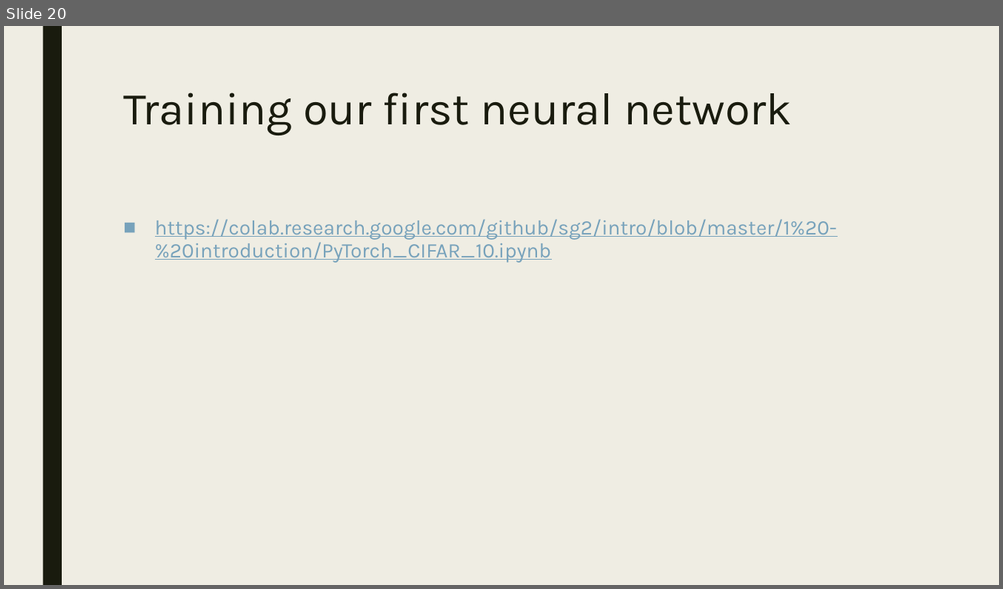
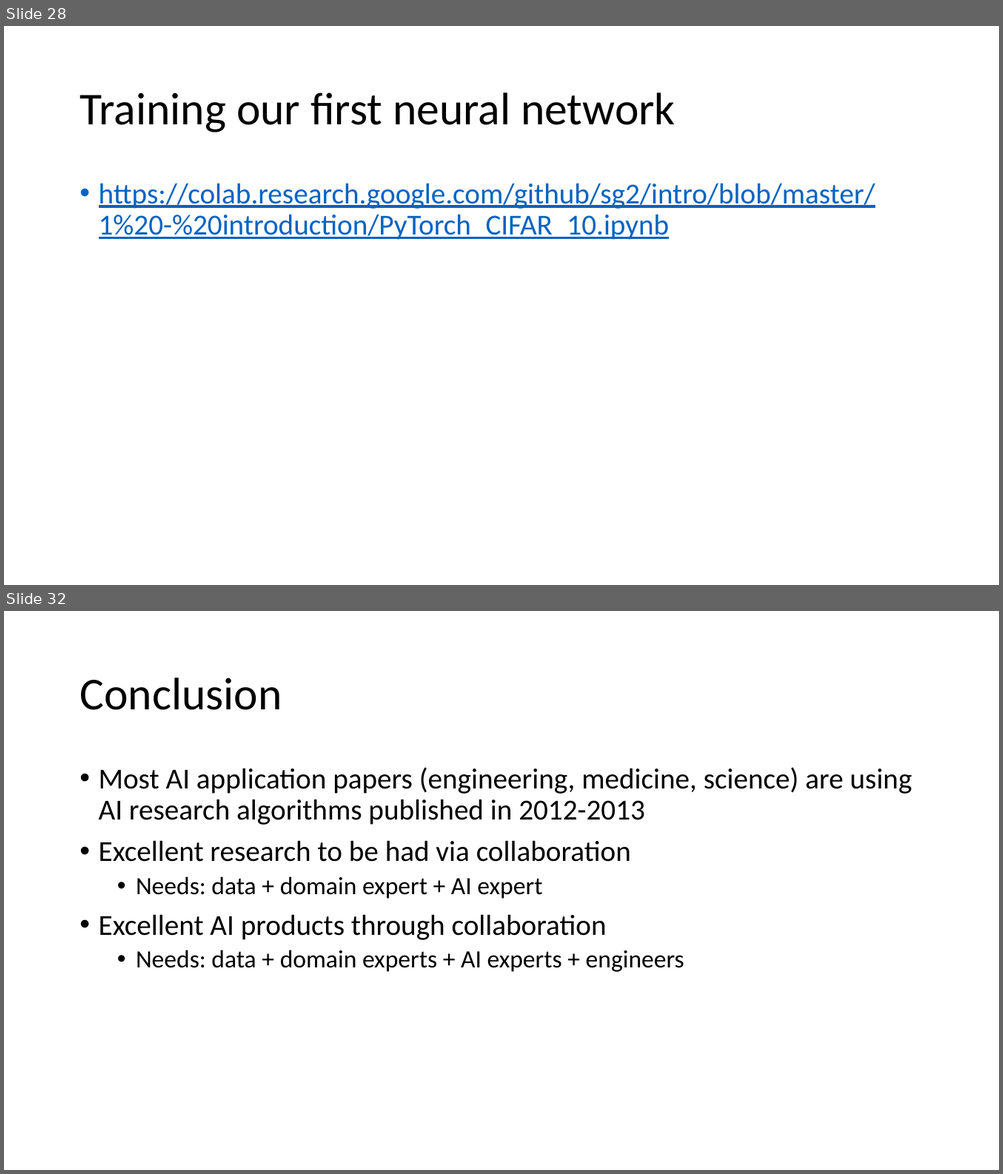
Before and after one commit to bahadirbklg/intro, a slide deck: 1 - introduction/DLMR 1 - introduction.pptx. Shown one above the other, each under a label of ours: slide 20 before the commit, slides 28 and 32 after it; the slides between them are not shown. The pictures are 1003x589 and 1003x1174 pixels, drawn with LibreOffice and Linux fonts; fonts in the diff are those of the drawing. Boxes give left, top, right and bottom in pixels: in the first picture for what was removed or moved away, otherwise in the second. Text is boxed around its words. In the diff, an @@ line names an element or a change of style, - is before the commit and + after.

```diff
--- a/1 - introduction/DLMR 1 - introduction.pptx
+++ b/1 - introduction/DLMR 1 - introduction.pptx
@@ slide 32 added at (4,611,999,1170), background #FFFFFF @@
@@ title added at (79,678,282,710), 44 pt, text #000000 @@
+Conclusion
@@ text added at (99,767,912,972), 28 pt, text #000000 @@
+• Most AI application papers (engineering, medicine, science) are using AI research algorithms published in 2012-2013
+• Excellent research to be had via collaboration
+  • Needs: data + domain expert + AI expert
+• Excellent AI products through collaboration
+  • Needs: data + domain experts + AI experts + engineers
@@ what was slide 20 is now slide 28 @@
@@ slide 28 changed as well @@
@@ background #EFEDE3 to #FFFFFF @@
@@ rectangle removed at (42,26,62,585) @@
@@ title "Training our first neural network": place and size @@
-title "Training our first neural network" at (123,93,792,136)
+title "Training our first neural network" at (79,93,675,133)
@@ title "Training our first neural network" at (79,93,675,133): font Karla to Calibri, text colour #191B0E to #000000; line spacing 0.89 to 0.9; vertical alignment top to middle @@
@@ text "https://colab.research.google.com/github/sg2/intro/blob/mast ...": place and size @@
-text "https://colab.research.google.com/github/sg2/intro/blob/mast ..." at (155,219,836,263)
+text "https://colab.research.google.com/github/sg2/intro/blob/mast ..." at (99,183,875,240)
@@ text "https://colab.research.google.com/github/sg2/intro/blob/mast ..." at (99,183,875,240): size 20 to 28 pt, font Karla to Calibri, text colour #77A2BB to #0563C1; bullet ■ to •; line spacing 0.94 to 0.9; less space between paragraphs @@
```
Also in this commit, not shown: 16 other slides changed, 14 other slides added, 3 slides removed.
